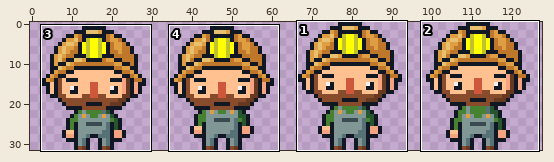
Two states of a sprite sheet, bin/juego/Sprites/character/idle-front.png. The picture above shows the old version from afar; the outline marks the close-up.
Close-up. First the earlier version:
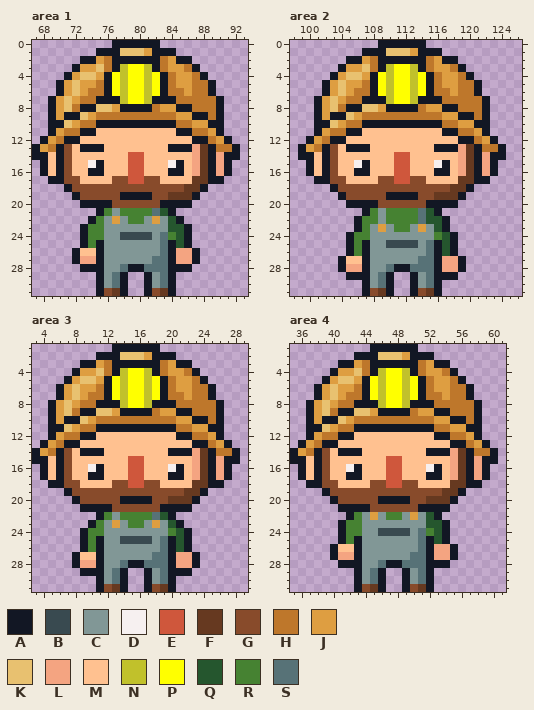
The file is 128x32 pixels. Shown: area 1: x 67..93, y 0..31; area 2: x 98..126, y 0..31; area 3: x 3..29, y 1..31; area 4: x 35..61, y 1..31.
Palette (. is transparent): A #121724  B #394a50  C #819796  D #f6f0f0  E #cf573c  F #663920  G #884b2b  H #be772b  J #de9e41  K #e8c170  L #f4a481  M #ffc190  N #c1c12b  P #ffff00  Q #25562e  R #468232  S #577277
Pixels before, area 1, first column x 67:
 0 ..........AAAAAA..........
 1 ........AAAKKKJAAA........
 2 ......AAJHAAAAAAHJAA......
 3 .....AJJKHANPPNAHJJHA.....
 4 ....AJKKJAPNPPNPAHJJHA....
 5 ...AJKJJHAPNPPNPAHJJHHA...
 6 ...AJKJHHAPNPPNPAHHJHHA...
 7 ..AJKJHHAAANPPNAAAHHHHHA..
 8 ..AJKHAAKKJAAAAHJJAAHHHA..
 9 ..AJAAKJHHHHHHHHHHJJAAHA..
10 ..AAKJHHAAAAAAAAAAHHJJAA..
11 ..AJHHAAMMMMMMMMMMAAHHJA..
12 .AJHAAMMMMMMMMMMMMMMAAHJA.
13 AJHAGMAAAMMMMMMMMAAALFAHHA
14 AAMAGMMMMMMMEEMMMMMMLFALAA
15 .AMAGMMDAMMMEEMMMDAMLFALA.
16 .AMAGMMAAMMMEEMMMAAMLFALA.
17 ..AAGGMMMMGGEEGGMMMMFFAA..
18 ....AGGGGGGGGGGGGGGFFA....
19 .....AGGGGGAAAAGGFFFA.....
20 ......AAAAGGGGGGAAAA......
21 ........ARCRRRRSQA........
22 .......ARCJCRRCJCQA.......
23 ......ARRCCCCCCCCQQA......
24 ......ARRCCBBBBCSRQA......
25 ......ARACCCCCCCSAQA......
26 .....AMMACCCCCCCSALLA.....
27 .....ALLACCCCCCSSALLA.....
28 ......AAACCSAASSSAAA......
29 ........ACSA..ACSA........
30 ........ACSA..ACSA........
31 ........AGFA..AGFA........
Pixels before, area 2, first column x 99:
 0 ..........AAAAAA..........
 1 ........AAAKKKJAAA........
 2 ......AAJHAAAAAAHJAA......
 3 .....AJJKHANPPNAHJJHA.....
 4 ....AJKKJAPNPPNPAHJJHA....
 5 ...AJKJJHAPNPPNPAHJJHHA...
 6 ...AJKJHHAPNPPNPAHHJHHA...
 7 ..AJKJHHAAANPPNAAAHHHHHA..
 8 ..AJKHAAKKJAAAAHJJAAHHHA..
 9 ..AJAAKJHHHHHHHHHHJJAAHA..
10 ..AAKJHHAAAAAAAAAAHHJJAA..
11 ..AJHHAAMMMMMMMMMMAAHHJA..
12 .AJHAAMMMMMMMMMMMMMMAAHJA.
13 AJHAGMAAAMMMMMMMMAAALFAHHA
14 AAMAGMMMMMMMEEMMMMMMLFALAA
15 .AMAGMMDAMMMEEMMMDAMLFALA.
16 .AMAGMMAAMMMEEMMMAAMLFALA.
17 ..AAGGMMMMGGEEGGMMMMFFAA..
18 ....AGGGGGGGGGGGGGGFFA....
19 .....AGGGGGAAAAGGFFFA.....
20 ......AAAAGGGGGGAAAA......
21 ........ARCRRRRSQA........
22 .......ARRCRRRRSQQA.......
23 .......ARCJCRRCJCQA.......
24 ......ARRCCCCCCCCRQA......
25 ......ARACCBBBBCSAQA......
26 ......ARACCCCCCCSAQA......
27 .....AMMACCCCCCSSALLA.....
28 .....ALLACCSAASSSALLA.....
29 ......AAACSA..ACSAAA......
30 ........ACSA..ACSA........
31 ........AGFA..AGFA........
Pixels before, area 3, first column x 3:
 1 ..........AAAAAA..........
 2 ........AAAKKKJAAA........
 3 ......AAJHAAAAAAHJAA......
 4 .....AJJKHANPPNAHJJHA.....
 5 ....AJKKJAPNPPNPAHJJHA....
 6 ...AJKJJHAPNPPNPAHJJHHA...
 7 ...AJKJHHAPNPPNPAHHJHHA...
 8 ..AJKJHHAAANPPNAAAHHHHHA..
 9 ..AJKHAAKKJAAAAHJJAAHHHA..
10 ..AJAAKJHHHHHHHHHHJJAAHA..
11 ..AAKJHHAAAAAAAAAAHHJJAA..
12 ..AJHHAAMMMMMMMMMMAAHHJA..
13 .AJHAAMMMMMMMMMMMMMMAAHJA.
14 AJHAGMAAAMMMMMMMMAAALFAHHA
15 AAMAGMMMMMMMEEMMMMMMLFALAA
16 .AMAGMMDAMMMEEMMMDAMLFALA.
17 .AMAGMMAAMMMEEMMMAAMLFALA.
18 ..AAGGMMMMGGEEGGMMMMFFAA..
19 ....AGGGGGGGGGGGGGGFFA....
20 .....AGGGGGAAAAGGFFFA.....
21 ......AAAAGGGGGGAAAA......
22 ........ARCRRRRSQA........
23 .......ARCJCRRCJCQA.......
24 ......ARRCCCCCCCCRQA......
25 ......ARACCBBBBCSAQA......
26 ......ARACCCCCCCSAQA......
27 .....AMMACCCCCCSSALLA.....
28 .....ALLACCSAASSSALLA.....
29 ......AAACSA..ACSAAA......
30 ........ACSA..ACSA........
31 ........AGFA..AGFA........
Pixels before, area 4, first column x 35:
 1 ..........AAAAAA..........
 2 ........AAAKKKJAAA........
 3 ......AAJHAAAAAAHJAA......
 4 .....AJJKHANPPNAHJJHA.....
 5 ....AJKKJAPNPPNPAHJJHA....
 6 ...AJKJJHAPNPPNPAHJJHHA...
 7 ...AJKJHHAPNPPNPAHHJHHA...
 8 ..AJKJHHAAANPPNAAAHHHHHA..
 9 ..AJKHAAKKJAAAAHJJAAHHHA..
10 ..AJAAKJHHHHHHHHHHJJAAHA..
11 ..AAKJHHAAAAAAAAAAHHJJAA..
12 ..AJHHAAMMMMMMMMMMAAHHJA..
13 .AJHAAMMMMMMMMMMMMMMAAHJA.
14 AJHAGMAAAMMMMMMMMAAALFAHHA
15 AAMAGMMMMMMMEEMMMMMMLFALAA
16 .AMAGMMDAMMMEEMMMDAMLFALA.
17 .AMAGMMAAMMMEEMMMAAMLFALA.
18 ..AAGGMMMMGGEEGGMMMMFFAA..
19 ....AGGGGGGGGGGGGGGFFA....
20 .....AGGGGGAAAAGGFFFA.....
21 ......AAAAGGGGGGAAAA......
22 .......ARCJCRRCJCQA.......
23 ......ARRCCCCCCCCQQA......
24 ......ARRCCBBBBCSRQA......
25 ......ARACCCCCCCSAQA......
26 .....AMMACCCCCCCSALLA.....
27 .....ALLACCCCCCSSALLA.....
28 ......AAACCSAASSSAAA......
29 ........ACSA..ACSA........
30 ........ACSA..ACSA........
31 ........AGFA..AGFA........
And afterwards:
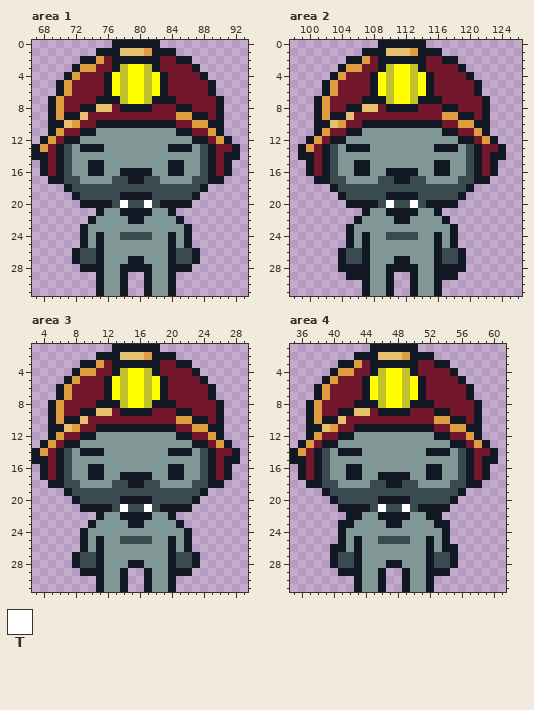
Colours new in this view: T #ffffff
Changes in this commit:
colour H: #be772b -> #73172d
Changed rows in their new state; - is a pixel that keeps its letter.
Area 1:
first column x 69:
 2 ---------------H------
 3 ------H--------HH-----
 4 ----HHH---------HH----
 5 ---HHH----------HH----
 6 ---HH------------H----
 7 --HH------------------
 8 --H-----H-----HH------
 9 -----H----------------
11 ------CCCCCCCCCC------
12 ----CCCCCCCCCCCCCC----
13 --BC---CCCCCCCC---CB--
14 H-BCCCCCCCCCCCCCCCCB-H
15 H-BCCA-CCCCCCCCA-CCB-H
16 H-BCC--CCAAAACC--CCB-H
17 --BBCCCCBBAABBCCCCBB--
18 ---BBBBBBBBBBBBBBBB---
19 ----BBBBB----BBBBB----
20 --------BTBBTB--------
21 -------C-AAAACC-------
22 ------C-C-AA-C-C------
23 -----CC--------CC-----
24 -----CA-------CAC-----
25 -----C--------C-C-----
26 ----BB--------C-BB----
27 ----BB----AA-CC-BB----
28 ---------A--ACC-------
29 --------C-----C-------
30 --------C-----C-------
31 -------CC----CC-------
Area 2:
first column x 101:
 2 ---------------H------
 3 ------H--------HH-----
 4 ----HHH---------HH----
 5 ---HHH----------HH----
 6 ---HH------------H----
 7 --HH------------------
 8 --H-----H-----HH------
 9 -----H----------------
11 ------CCCCCCCCCC------
12 ----CCCCCCCCCCCCCC----
13 --BC---CCCCCCCC---CB--
14 H-BCCCCCCCCCCCCCCCCB-H
15 H-BCCA-CCCCCCCCA-CCB-H
16 H-BCC--CCAAAACC--CCB-H
17 --BBCCCCBBAABBCCCCBB--
18 ---BBBBBBBBBBBBBBBB---
19 ----BBBBB----BBBBB----
20 --------BTBBTB--------
21 -------C-AAAACC-------
22 ------CC-CAACCCC------
23 ----ACC-C-CC-C-CCA----
24 -----CA--BBBB--AC-----
25 -----C---CCCC-C-C-----
26 ---ABB--------C-BBA---
27 ----BB----AA-CC-BB----
28 ----AA---A--ACC-AA----
29 --------C-----C-------
30 --------C-----C-------
31 -------CC----CC-------
Area 3:
first column x 5:
 3 ---------------H------
 4 ------H--------HH-----
 5 ----HHH---------HH----
 6 ---HHH----------HH----
 7 ---HH------------H----
 8 --HH------------------
 9 --H-----H-----HH------
10 -----H----------------
12 ------CCCCCCCCCC------
13 ----CCCCCCCCCCCCCC----
14 --BC---CCCCCCCC---CB--
15 H-BCCCCCCCCCCCCCCCCB-H
16 H-BCCA-CCCCCCCCA-CCB-H
17 H-BCC--CCAAAACC--CCB-H
18 --BBCCCCBBAABBCCCCBB--
19 ---BBBBBBBBBBBBBBBB---
20 ----BBBBB----BBBBB----
21 --------BTBBTB--------
22 -------C-AAAACC-------
23 ------C-C-AA-C-C------
24 -----CC--------CC-----
25 -----C--------C-C-----
26 -----C--------C-C-----
27 ----BB-------CC-BB----
28 ----BB---C--CCC-BB----
29 --------C-----C-------
30 --------C-----C-------
31 -------CC----CC-------
Area 4:
first column x 37:
 3 ---------------H------
 4 ------H--------HH-----
 5 ----HHH---------HH----
 6 ---HHH----------HH----
 7 ---HH------------H----
 8 --HH------------------
 9 --H-----H-----HH------
10 -----H----------------
12 ------CCCCCCCCCC------
13 ----CCCCCCCCCCCCCC----
14 --BC---CCCCCCCC---CB--
15 H-BCCCCCCCCCCCCCCCCB-H
16 H-BCCA-CCCCCCCCA-CCB-H
17 H-BCC--CCAAAACC--CCB-H
18 --BBCCCCBBAABBCCCCBB--
19 ---BBBBBBBBBBBBBBBB---
20 ----BBBBB----BBBBB----
21 --------BTBBTB--------
22 ------A-CAAAAC-A------
23 -----AC---AA---CA-----
24 -----CC--CCCC-CCC-----
25 -----C---BBBB-C-C-----
26 ----AC--------C-CA----
27 ----BB-------CC-BB----
28 ---ABB---C--CCC-BBA---
29 ----AA--C-----C-AA----
30 --------C-----C-------
31 -------CC----CC-------
